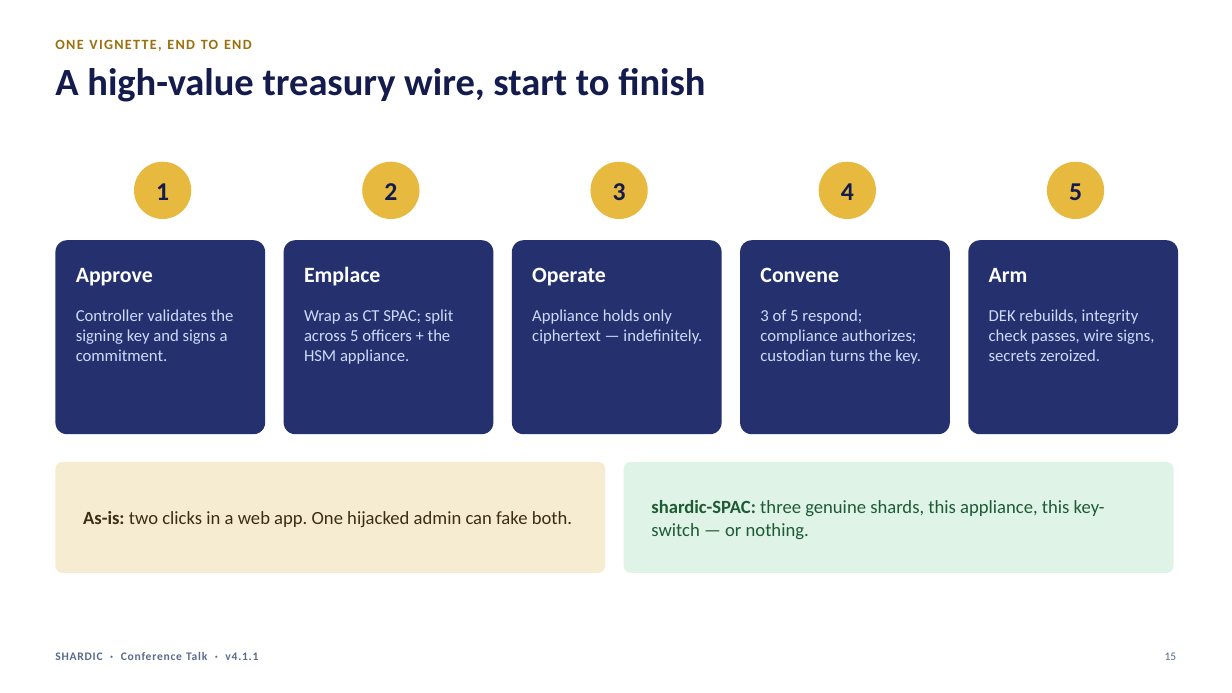
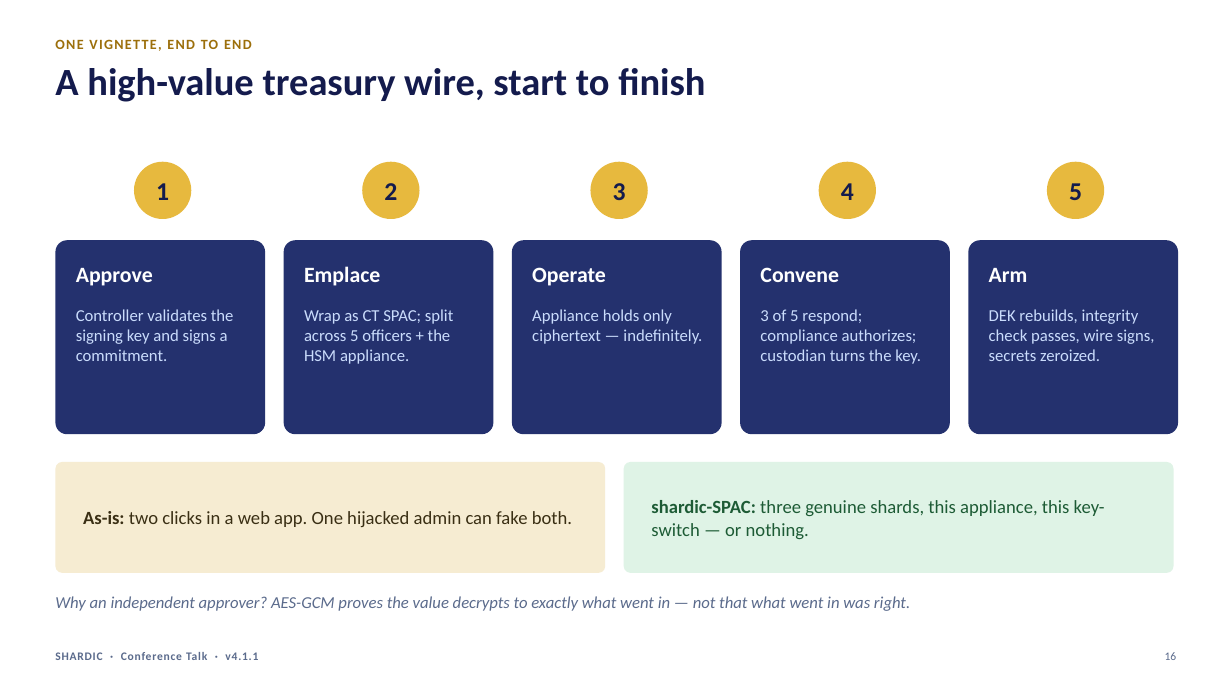
Before and after one commit to splashd1/shardic-crypt, a slide deck: slide 16 of docs/shardic_deck_v4_1_1_conference_talk.pptx (slide 15 before the commit). Drawn at 1232x693 pixels with LibreOffice and Linux fonts; fonts in the diff are those of the drawing. Boxes give left, top, right and bottom in pixels: in the first picture for what was removed or moved away, otherwise in the second. Text is boxed around its words. In the diff, an @@ line names an element or a change of style, - is before the commit and + after.

```diff
--- a/docs/shardic_deck_v4_1_1_conference_talk.pptx
+++ b/docs/shardic_deck_v4_1_1_conference_talk.pptx
@@ text added at (x1=55, y1=596, x2=910, y2=611), 13 pt, text #5B6B8C, italic @@
+Why an independent approver? AES-GCM proves the value decrypts to exactly what went in — not that what went in was right.
@@ text at (x1=1165, y1=652, x2=1177, y2=660): text changed @@
-15
+16
```
Also in this commit, not shown: 9 other slides changed, 5 slides added, 4 other files.
